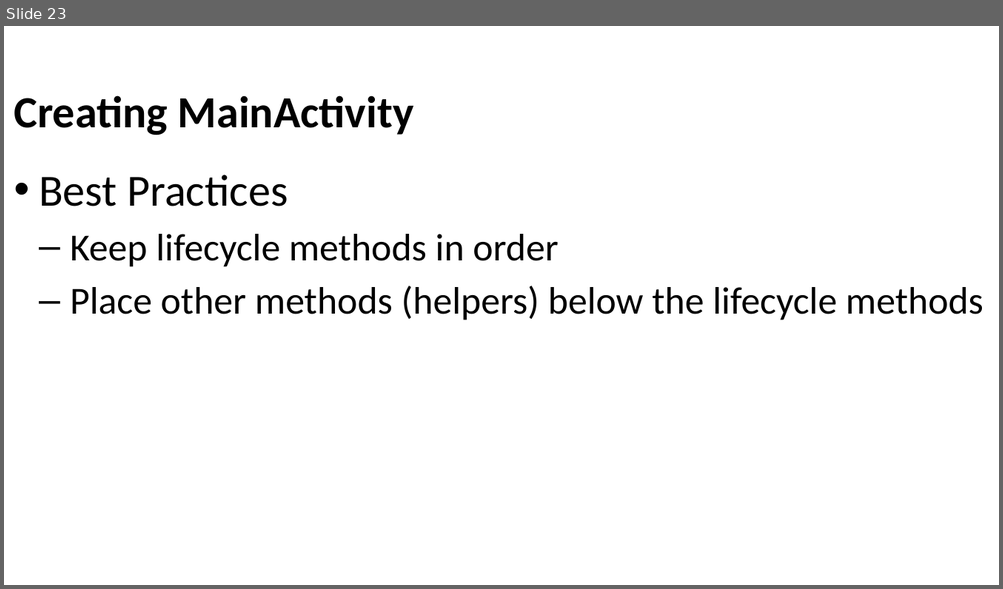
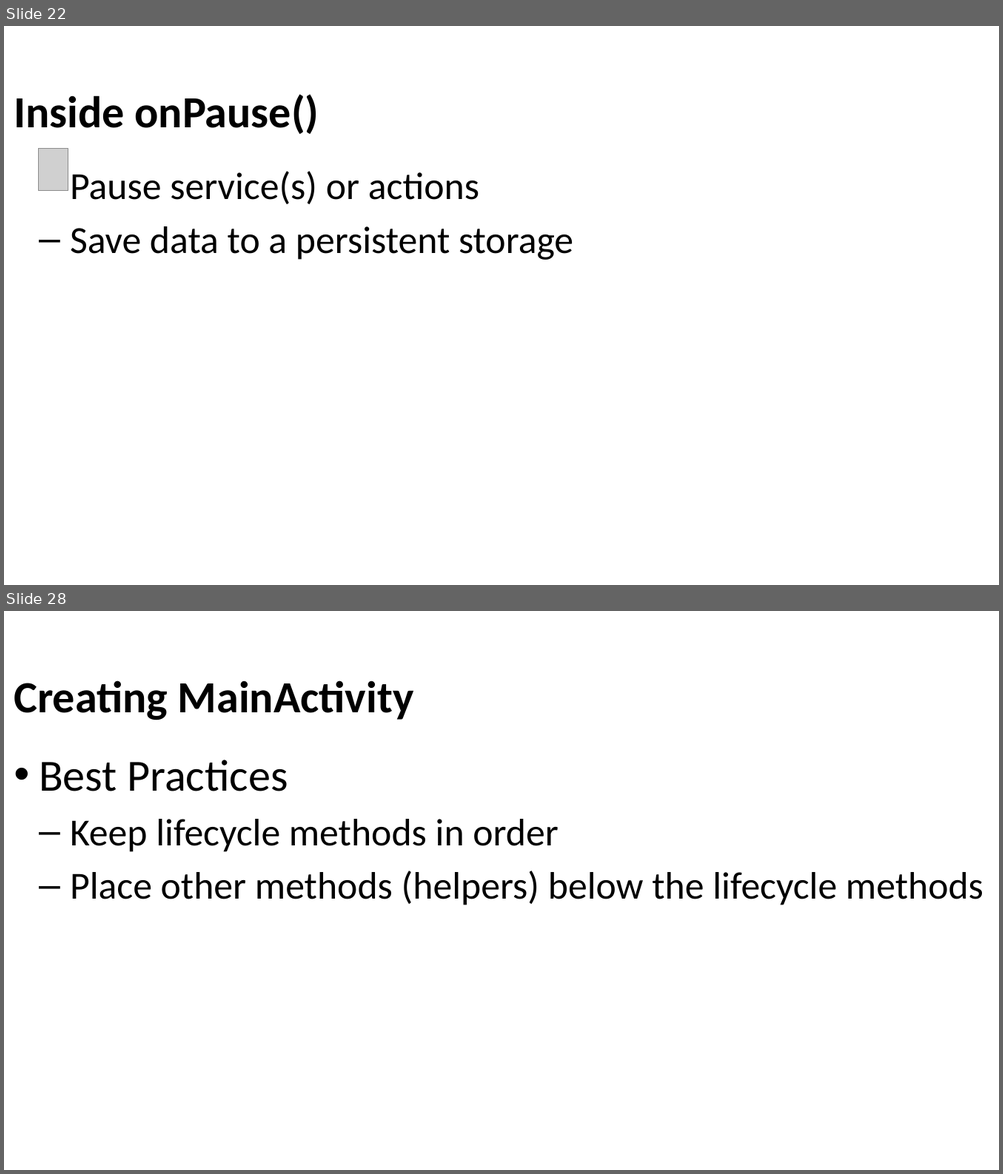
Before and after one commit to Batch-xx/Android-Lunch-Learn, a slide deck: slides/Android Studio_Activities_Fragments.pptx. Shown one above the other, each under a label of ours: slide 23 before the commit, slides 22 and 28 after it; the slides between them are not shown. The pictures are 1003x589 and 1003x1174 pixels, drawn with LibreOffice and Linux fonts; fonts in the diff are those of the drawing; grey boxes stand for pictures; background and template pictures are left out. Boxes give left, top, right and bottom in pixels: in the first picture for what was removed or moved away, otherwise in the second. Text is boxed around its words. In the diff, an @@ line names an element or a change of style, - is before the commit and + after.

```diff
--- a/slides/Android Studio_Activities_Fragments.pptx
+++ b/slides/Android Studio_Activities_Fragments.pptx
@@ slide 22 added at bbox=[4, 26, 999, 585], background picture (left out) @@
@@ title added at bbox=[14, 94, 319, 134], 43 pt, text #000000, bold @@
+Inside onPause()
@@ picture added at bbox=[38, 148, 68, 191] @@
@@ text added at bbox=[70, 171, 573, 260], 37 pt, text #000000 @@
+  – Pause service(s) or actions
+  – Save data to a persistent storage
@@ what was slide 23 is now slide 28 @@
```
Also in this commit, not shown: 9 slides changed, 18 other slides added, 4 slides removed, 1 other file.
